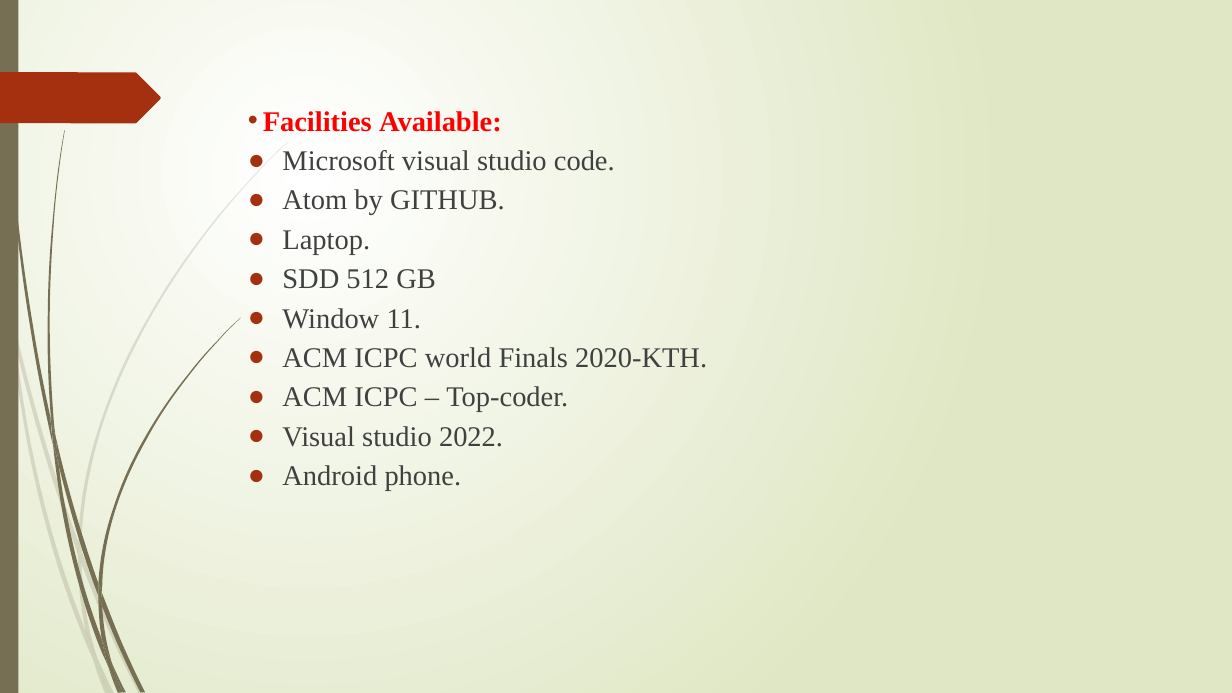
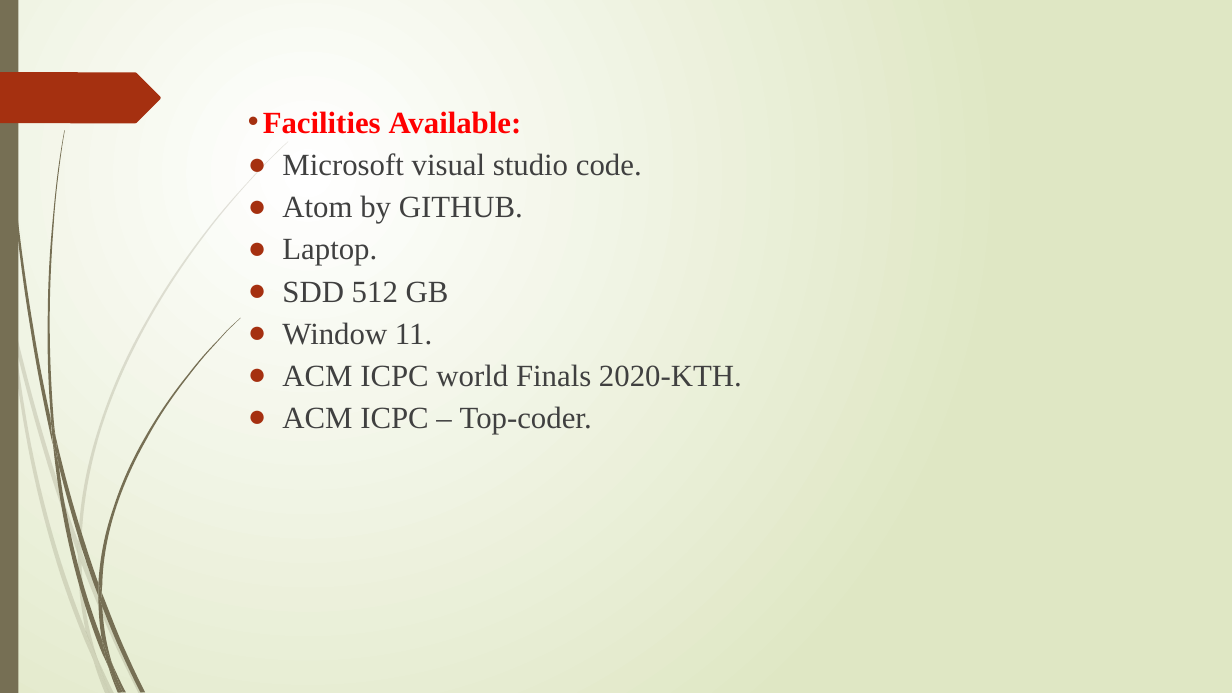
Before and after one commit to shantu03/trial, a slide deck: slide 7 of MINI Project PPT.pptx (slide 6 before the commit). Drawn at 1232x693 pixels with LibreOffice and Linux fonts; fonts in the diff are those of the drawing. Boxes give left, top, right and bottom in pixels: in the first picture for what was removed or moved away, otherwise in the second. Text is boxed around its words. In the diff, an @@ line names an element or a change of style, - is before the commit and + after.

```diff
--- a/MINI Project PPT.pptx
+++ b/MINI Project PPT.pptx
@@ text "Facilities Available:" at [263, 111, 742, 434]: size 22.2 to 24 pt @@
@@ text at [282, 426, 503, 491]: paragraphs removed @@
-● Visual studio 2022.
-● Android phone.
```
Also in this commit, not shown: 3 other slides changed, 2 slides added, 1 slide removed, 2 other files.
